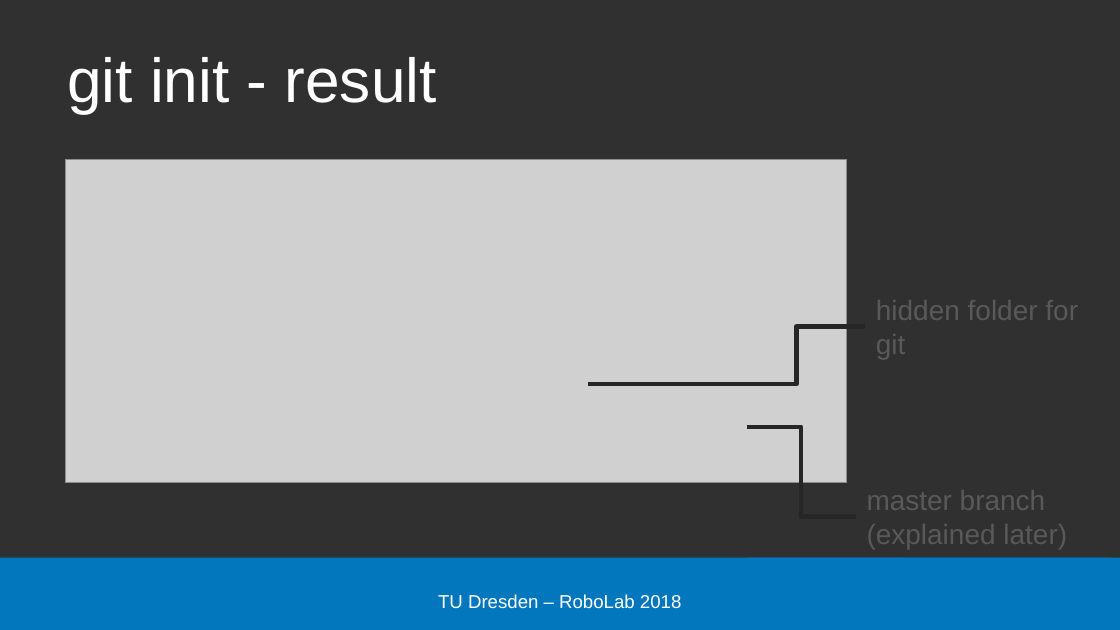
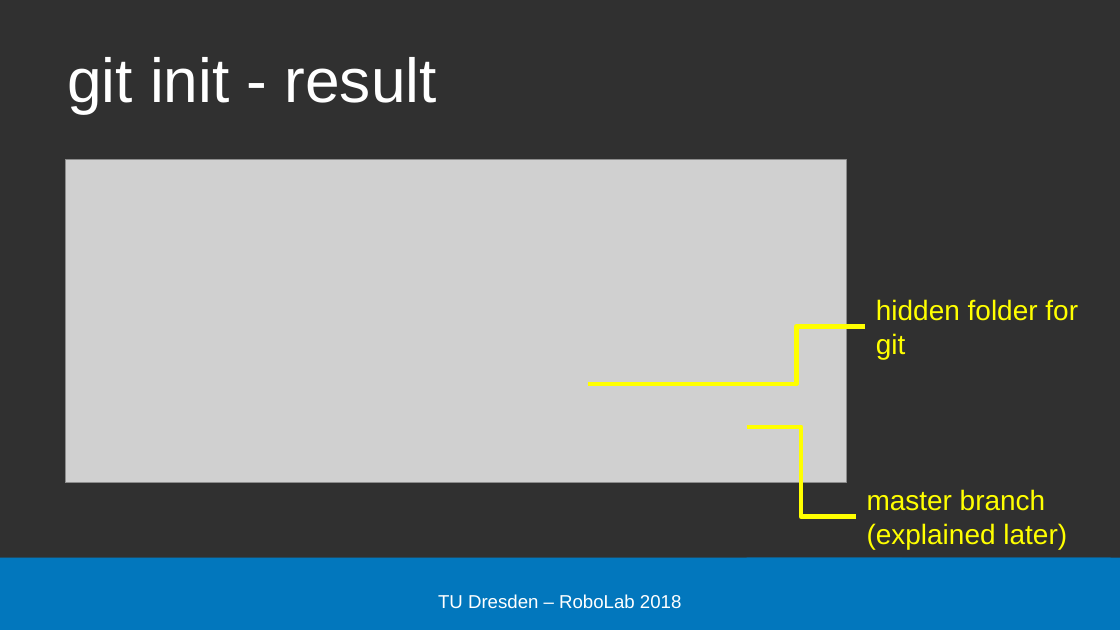
Before and after one commit to edisontrent1337/gitslides, a slide deck: slide 12 of Git-robolab-lab.pptx. Drawn at 1120x630 pixels with LibreOffice and Linux fonts; fonts in the diff are those of the drawing; grey boxes stand for pictures; background and template pictures are left out. Boxes give left, top, right and bottom in pixels: in the first picture for what was removed or moved away, otherwise in the second. Text is boxed around its words. In the diff, an @@ line names an element or a change of style, - is before the commit and + after.

```diff
--- a/Git-robolab-lab.pptx
+++ b/Git-robolab-lab.pptx
@@ text "hidden folder for git" at [876,299,1078,359]: text colour #595959 to #FFFF00 @@
@@ elbow line (728, 384) - (865, 327): stroke #262626 3 pt to #FFFF00 3 pt @@
@@ line (588, 384) - (728, 384): stroke #262626 3 pt to #FFFF00 3 pt @@
@@ elbow line (747, 427) - (856, 516): stroke #262626 3 pt to #FFFF00 3 pt @@
@@ text "master branch (explained later)" at [867,489,1067,549]: text colour #595959 to #FFFF00 @@
```
Also in this commit, not shown: 16 other slides changed, 1 other file.
